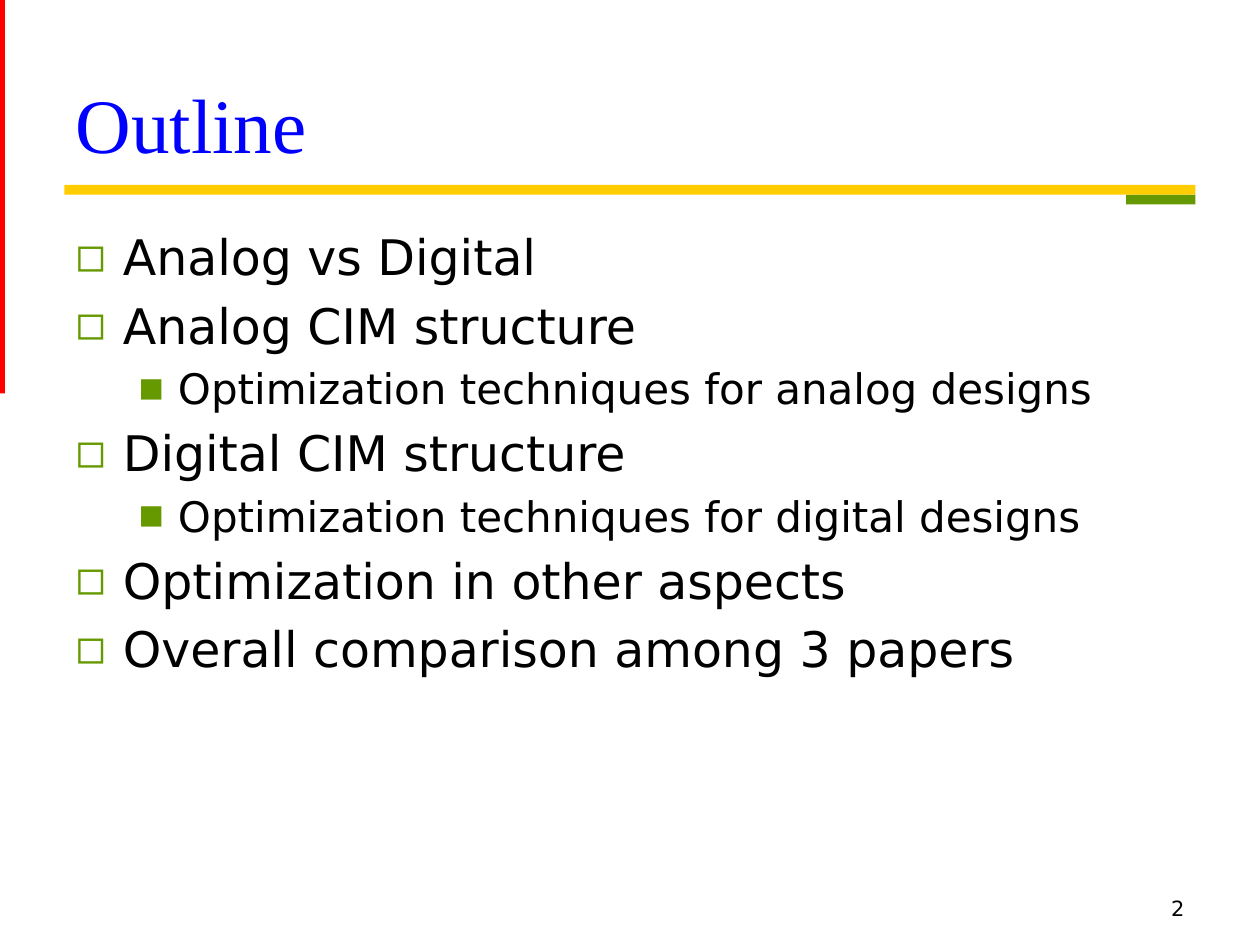
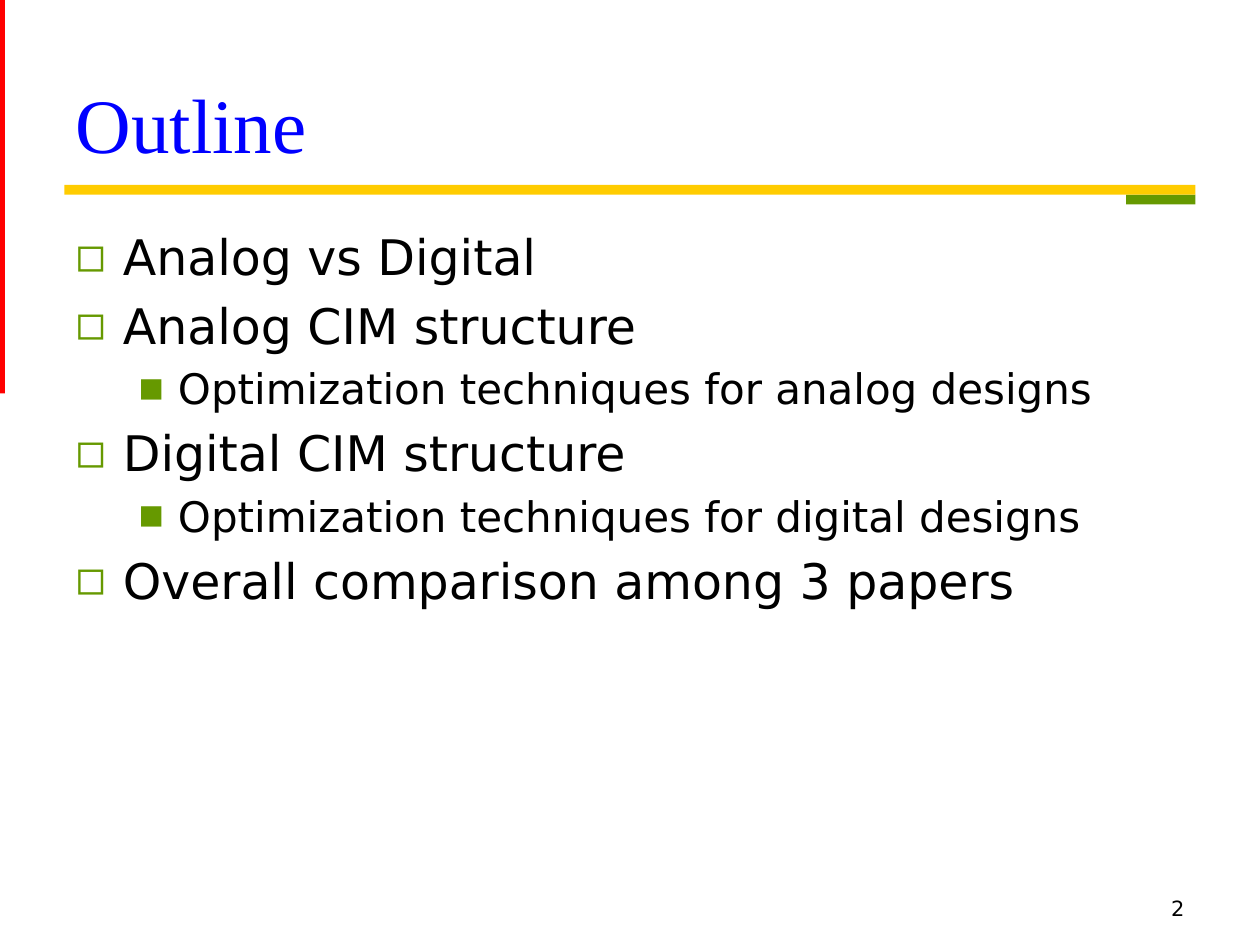
Before and after one commit to Oniontow/TTLiu_Project, a slide deck: slide 2 of papers/new stone.pptx. Drawn at 1260x945 pixels with LibreOffice and Linux fonts; fonts in the diff are those of the drawing. Boxes give left, top, right and bottom in pixels: in the first picture for what was removed or moved away, otherwise in the second. Text is boxed around its words. In the diff, an @@ line names an element or a change of style, - is before the commit and + after.

```diff
--- a/papers/new stone.pptx
+++ b/papers/new stone.pptx
@@ text at bbox=[123, 561, 845, 610]: paragraph removed @@
-◻ Optimization in other aspects
```
Also in this commit, not shown: 6 other slides changed.
